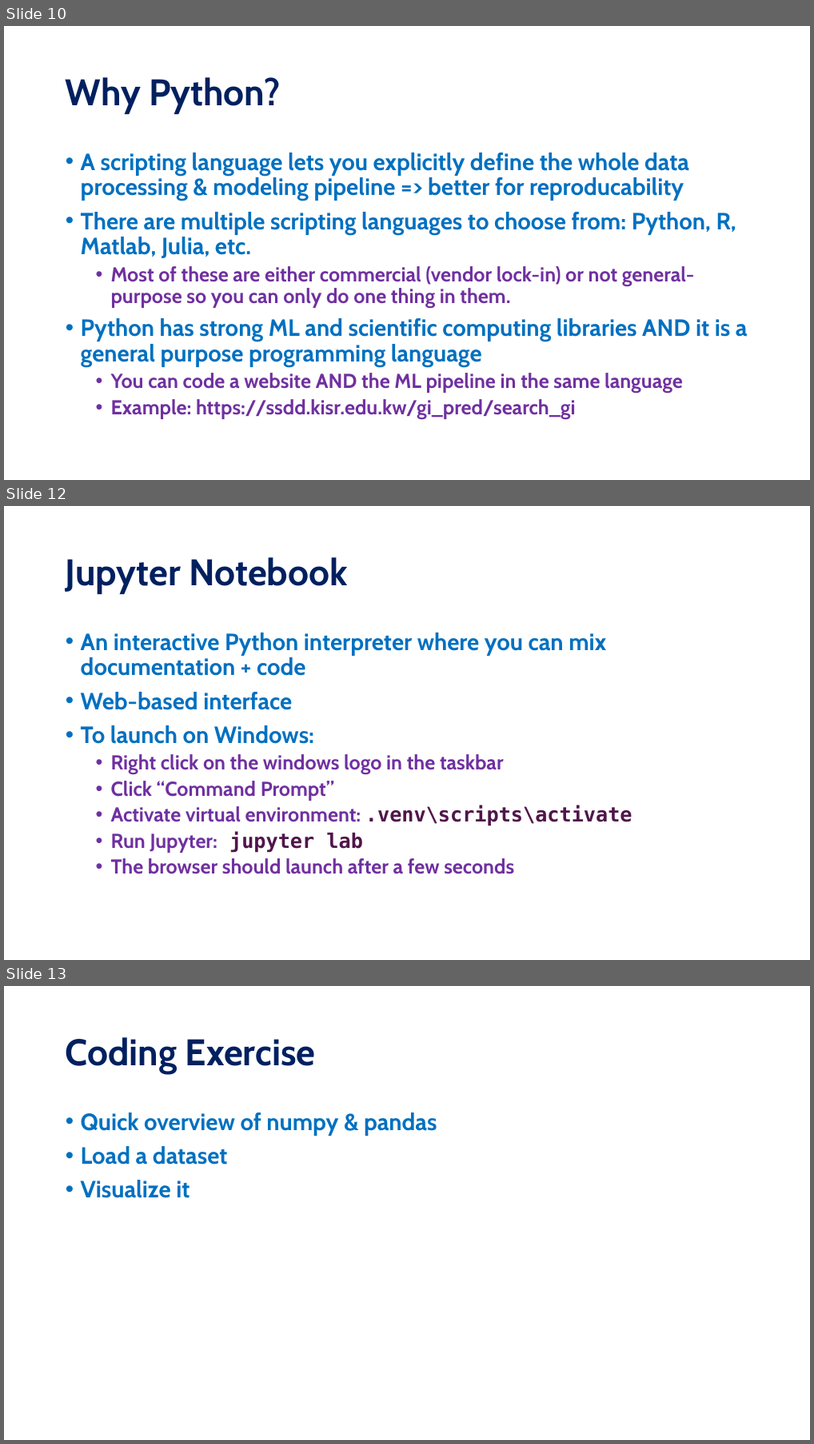
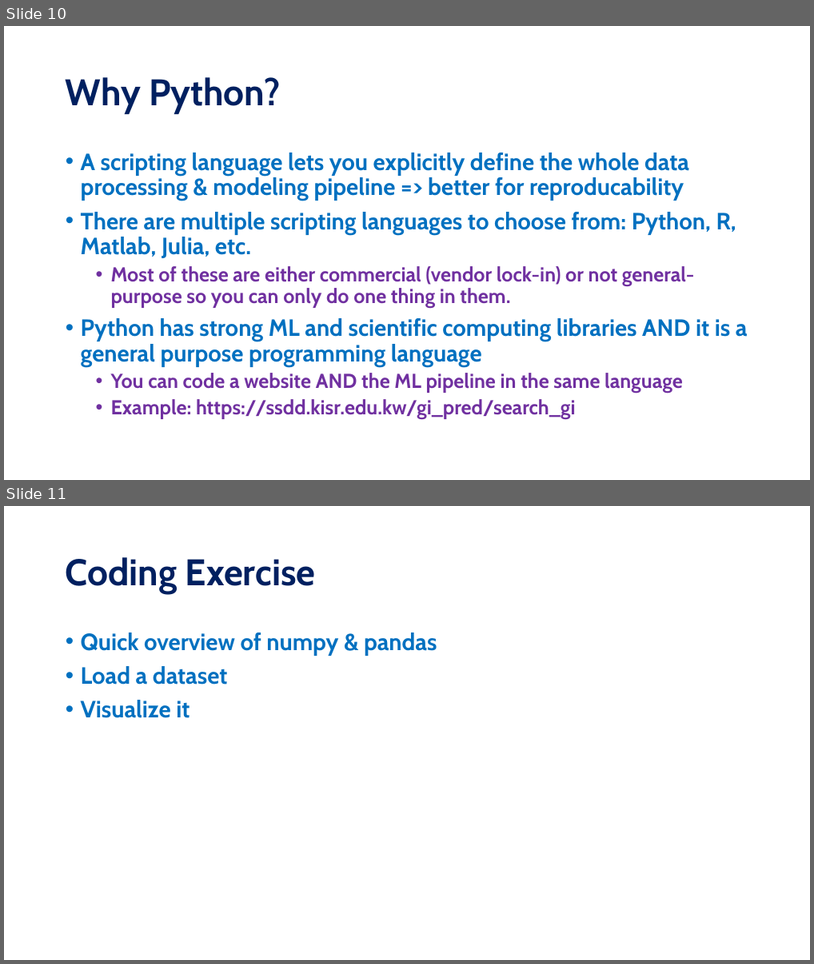
Before and after one commit to KISRDevelopment/python-ml-2025, a slide deck: slides/block1.pptx. Shown one above the other, each under a label of ours: slides 10, 12 and 13 before the commit, slides 10 and 11 after it; the slides between them are not shown. The pictures are 814x1444 and 814x964 pixels, drawn with LibreOffice and Linux fonts; fonts in the diff are those of the drawing. Boxes give left, top, right and bottom in pixels: in the first picture for what was removed or moved away, otherwise in the second. Text is boxed around its words. In the diff, an @@ line names an element or a change of style, - is before the commit and + after.

```diff
--- a/slides/block1.pptx
+++ b/slides/block1.pptx
@@ slide 12 removed at box(4, 506, 810, 960), background #FFFFFF @@
@@ title removed at box(66, 557, 347, 594) @@
-Jupyter Notebook
@@ text removed at box(81, 632, 633, 874) @@
-• An interactive Python interpreter where you can mix documentation + code
-• Web-based interface
-• To launch on Windows:
-  • Right click on the windows logo in the taskbar
-  • Click “Command Prompt”
-  • Activate virtual environment: .venv\scripts\activate
-  • Run Jupyter: jupyter lab
-  • The browser should launch after a few seconds
@@ what was slide 13 is now slide 11 @@
```
Also in this commit, not shown: 1 other slide removed, 1 other file.
